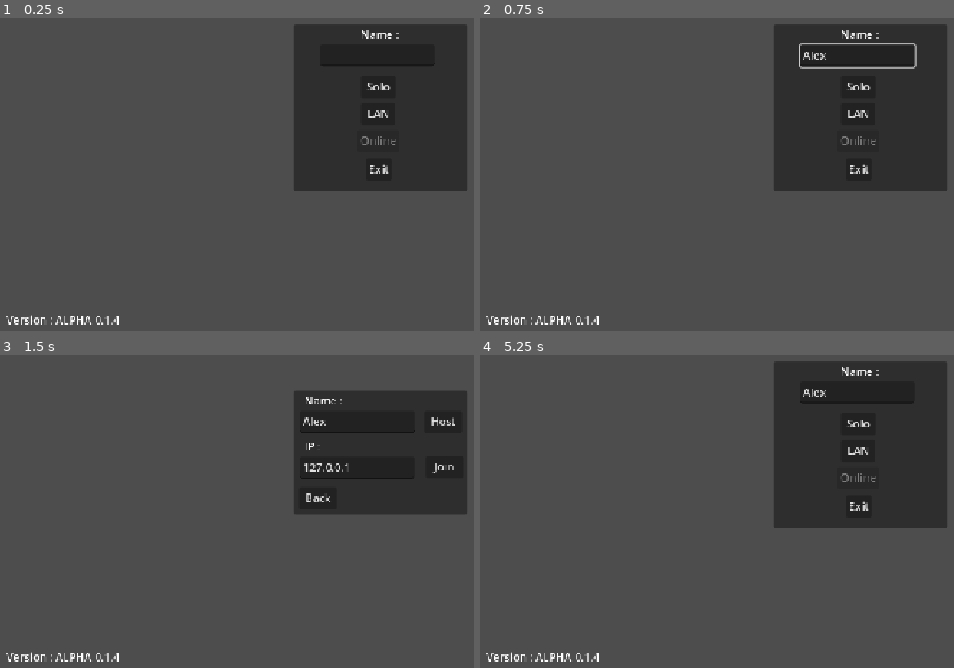
Above: before the commit, frames 1-4 (two rows, left to right).
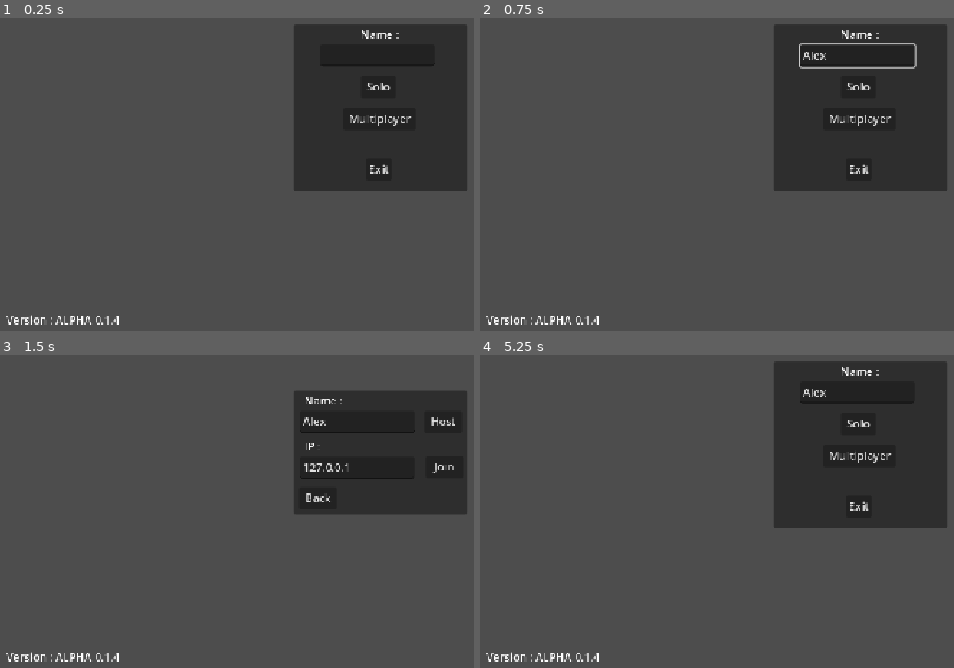
Above: after the commit, the same moments.

Repository: AdrienPiechocki/Magus-Opus
Game: Godot game, scene res://Scenes/Lobby.tscn
Two runs of this game, one before a commit and one after it. Both use one fixed random seed, a clock stepped at 60 frames per second and the inputs below.
Inputs (mouse positions are in pixels of both pictures, inside the frame that each line leads up to):
- Up to frame 1 (0.25 s): no input
- Up to frame 2 (0.75 s): click (859, 55) at 0.52 s; type "Alex" at 0.6 s
- Up to frame 3 (1.5 s): click (379, 452) at 1.25 s, where only the run before the commit has a clickable "LAN"
- Up to frame 4 (5.25 s): click "Host" at 2 s; click (859, 455) at 2.75 s, where only the run after the commit has a clickable "Multiplayer"; click "Solo" at 3.5 s; click "Solo" at 4.25 s; click "OK" at 5 s

The runs differ from the first frame. In frame 1, 0.3% of the frame differs, in the area x 73-87%, y 29-41%; in frame 2, 0.3%; in frame 3, nothing differs; in frame 4, 0.3%.

Commit message:
replaced LAN button with multiplayer button

Diff:
--- a/Scenes/Lobby.tscn
+++ b/Scenes/Lobby.tscn
@@ -33,22 +33,13 @@
 offset_bottom = 105.0
 text = " Solo "
 
-[node name="LAN" type="Button" parent="Choice"]
-layout_mode = 0
-offset_left = 97.0
-offset_top = 113.0
-offset_right = 146.0
-offset_bottom = 144.0
-text = " LAN "
-
-[node name="Online" type="Button" parent="Choice"]
-layout_mode = 0
-offset_left = 92.0
-offset_top = 152.0
-offset_right = 152.0
-offset_bottom = 183.0
-disabled = true
-text = "Online"
+[node name="Multiplayer" type="Button" parent="Choice"]
+layout_mode = 0
+offset_left = 71.0
+offset_top = 120.0
+offset_right = 176.0
+offset_bottom = 151.0
+text = " Multiplayer "
 
 [node name="NameLabel" type="Label" parent="Choice"]
 layout_mode = 0
@@ -230,7 +221,7 @@
 horizontal_alignment = 1
 
 [connection signal="pressed" from="Choice/Solo" to="." method="_on_solo_pressed"]
-[connection signal="pressed" from="Choice/LAN" to="." method="_on_lan_pressed"]
+[connection signal="pressed" from="Choice/Multiplayer" to="." method="_on_multiplayer_pressed"]
 [connection signal="pressed" from="Choice/Exit" to="." method="_on_exit_pressed"]
 [connection signal="pressed" from="Connect/Host" to="." method="_on_host_pressed"]
 [connection signal="pressed" from="Connect/Join" to="." method="_on_join_pressed"]
--- a/Scripts/System/LobbyManager.gd
+++ b/Scripts/System/LobbyManager.gd
@@ -31,7 +31,7 @@
 							}}
 	GameManager.begin_solo()
 
-func _on_lan_pressed() -> void:
+func _on_multiplayer_pressed() -> void:
 	$Choice.hide()
 	$Connect/Name.text = $Choice/Name.text
 	$Connect/IPAddress.text = "127.0.0.1"
